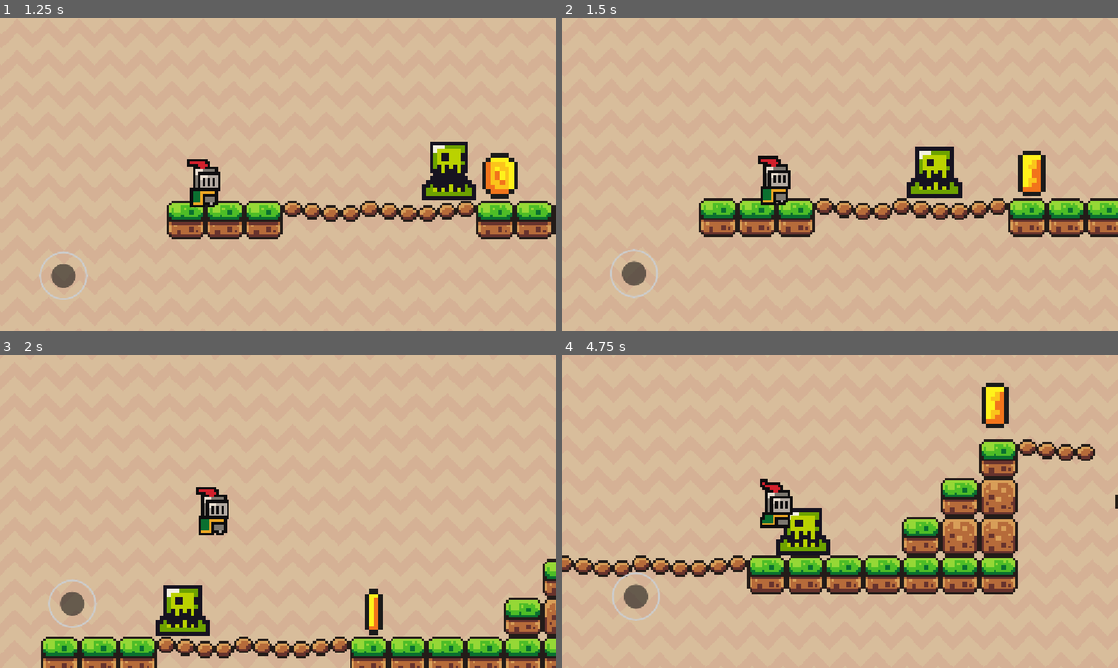
Above: before the commit, frames 1-4 (two rows, left to right).
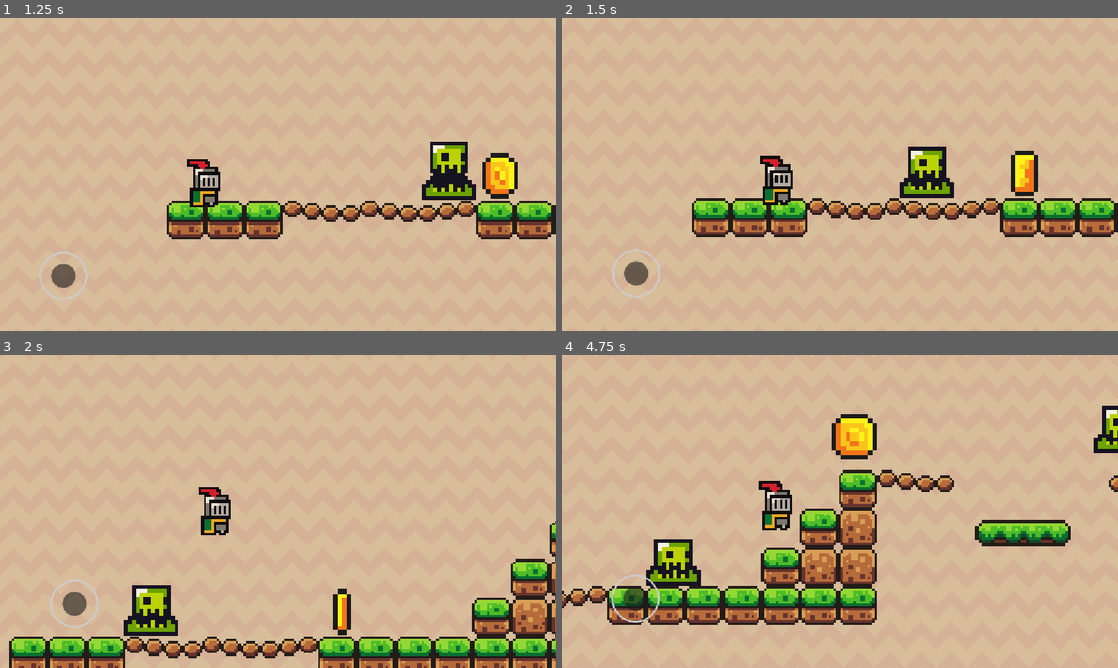
Above: after the commit, the same moments.

Repository: YonchoBoy/my-1st-platformer-game
Game: Godot game, scene res://Scenes/the mains/main_menu.tscn
Two runs of this game, one before a commit and one after it. Both use one fixed random seed, a clock stepped at 60 frames per second and the inputs below.
Inputs:
- Up to frame 1 (1.25 s): click "PLAY" at 0.5 s
- Up to frame 2 (1.5 s): hold D (Right) from 1.28 s (still down)
- Up to frame 3 (2 s): keep holding D (Right); tap Space (Jump) at 1.52 s
- Up to frame 4 (4.75 s): tap Space (Jump) at 2.27, 3.77, 4.52 s; release D (Right) at 2.78 s; hold A (Left) 2.78-3.53 s; hold D (Right) from 3.53 s (still down)

Frame 1 is identical in both runs. In frame 2, 6.6% of the frame differs, in the area x 8-100%, y 41-90%; in frame 3, 12%; in frame 4, 26%, in the area x 0-100%, y 8-87%.

Commit message:
Update 3.7:
the player have now 3 lives but you can't see how much you died.

Diff:
--- a/my-1-st-platformer-game/Scenes/Levels/Level1.tscn
+++ b/my-1-st-platformer-game/Scenes/Levels/Level1.tscn
@@ -297,7 +297,7 @@
 anchor_bottom = 1.0
 offset_left = -1878.0
 offset_top = -769.0
-offset_right = 4330.0
+offset_right = 6004.0
 offset_bottom = 266.0
 grow_horizontal = 2
 grow_vertical = 2
--- a/my-1-st-platformer-game/Scenes/can be reused for maps/green_slime.tscn
+++ b/my-1-st-platformer-game/Scenes/can be reused for maps/green_slime.tscn
@@ -1,7 +1,7 @@
 [gd_scene format=3 uid="uid://bbwqnx7oqrhi3"]
 
 [ext_resource type="Texture2D" uid="uid://b184xy5uumtm3" path="res://Assets/Enemy Assets/slime_green.png" id="1_8oghj"]
-[ext_resource type="PackedScene" uid="uid://bcl0hk66cy272" path="res://Scenes/can be reused for maps/kill_zone.tscn" id="2_l7tw8"]
+[ext_resource type="PackedScene" uid="uid://bru0y1l5eay1w" path="res://Scenes/decrase_hp.tscn" id="2_8oghj"]
 
 [sub_resource type="AtlasTexture" id="AtlasTexture_woxg1"]
 atlas = ExtResource("1_8oghj")
@@ -39,8 +39,8 @@
 "speed": 4.0
 }]
 
-[sub_resource type="RectangleShape2D" id="RectangleShape2D_55pwd"]
-size = Vector2(72, 103)
+[sub_resource type="RectangleShape2D" id="RectangleShape2D_xrivr"]
+size = Vector2(59, 48)
 
 [node name="Green Slime" type="Node2D" unique_id=670520269]
 
@@ -53,8 +53,8 @@
 frame_progress = 0.95725316
 speed_scale = 3.0
 
-[node name="KillZone" parent="." unique_id=394517152 instance=ExtResource("2_l7tw8")]
+[node name="DecraseHP" parent="." unique_id=1915965102 instance=ExtResource("2_8oghj")]
 
-[node name="CollisionShape2D" type="CollisionShape2D" parent="KillZone" unique_id=1997449291]
-position = Vector2(-1, 40.5)
-shape = SubResource("RectangleShape2D_55pwd")
+[node name="CollisionShape2D" type="CollisionShape2D" parent="DecraseHP" unique_id=13898856]
+position = Vector2(0.5, 52)
+shape = SubResource("RectangleShape2D_xrivr")
--- /dev/null
+++ b/my-1-st-platformer-game/Scenes/decrase_hp.tscn
@@ -0,0 +1,9 @@
+[gd_scene format=3 uid="uid://bru0y1l5eay1w"]
+
+[ext_resource type="Script" uid="uid://bi2mhf0f2yjup" path="res://Scripts/decrase_hp.gd" id="1_2gtml"]
+
+[node name="DecraseHP" type="Area2D" unique_id=1915965102]
+collision_mask = 2
+script = ExtResource("1_2gtml")
+
+[connection signal="body_entered" from="." to="." method="_on_body_entered"]
--- a/my-1-st-platformer-game/Scenes/the mains/main_character.tscn
+++ b/my-1-st-platformer-game/Scenes/the mains/main_character.tscn
@@ -249,3 +249,6 @@
 offset_top = 135.0
 offset_right = -217.0
 offset_bottom = 285.0
+
+[node name="DashTimer" type="Timer" parent="." unique_id=650534239]
+one_shot = true
--- /dev/null
+++ b/my-1-st-platformer-game/Scripts/decrase_hp.gd
@@ -0,0 +1,7 @@
+extends Area2D
+
+
+
+func _on_body_entered(body: Node2D) -> void:
+	print("-1 HP")
+	body.HP -= 1
--- a/my-1-st-platformer-game/Scripts/main_character.gd
+++ b/my-1-st-platformer-game/Scripts/main_character.gd
@@ -1,16 +1,22 @@
 extends CharacterBody2D
 
 #The Constants.
-const SPEED = 400.0
+const SPEED = 500.0
 const JUMP_VELOCITY = -700.0
 
 #The Variables.
 var Jump_Count = 0
+var Dash_Speed = 600
+var HP = 3
 
 func _physics_process(delta: float) -> void:
 	# Add the gravity.
 	if not is_on_floor():
 		velocity += get_gravity() * delta
+
+	if HP <= 0:
+		print("YOU DIED!")
+		get_tree().reload_current_scene()
 
 	# This handles our jump and our double jump.
 	if Input.is_action_just_pressed("Jump") and Jump_Count == 1:
--- a/my-1-st-platformer-game/project.godot
+++ b/my-1-st-platformer-game/project.godot
@@ -14,6 +14,11 @@
 run/main_scene="uid://cjhm3fjjen1nf"
 config/features=PackedStringArray("4.7", "Mobile")
 config/icon="res://icon.svg"
+
+[debug]
+
+shader_language/warnings/treat_warnings_as_errors=true
+shader_language/warnings/formatting_error=false
 
 [display]
 
Not shown, added: my-1-st-platformer-game/Scripts/decrase_hp.gd.uid
